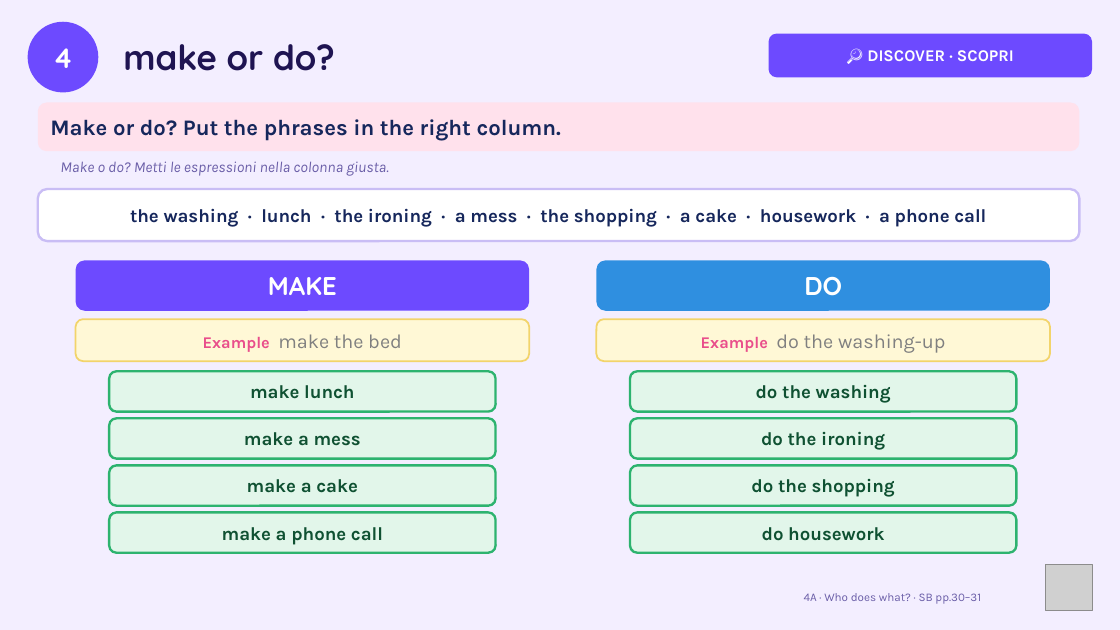
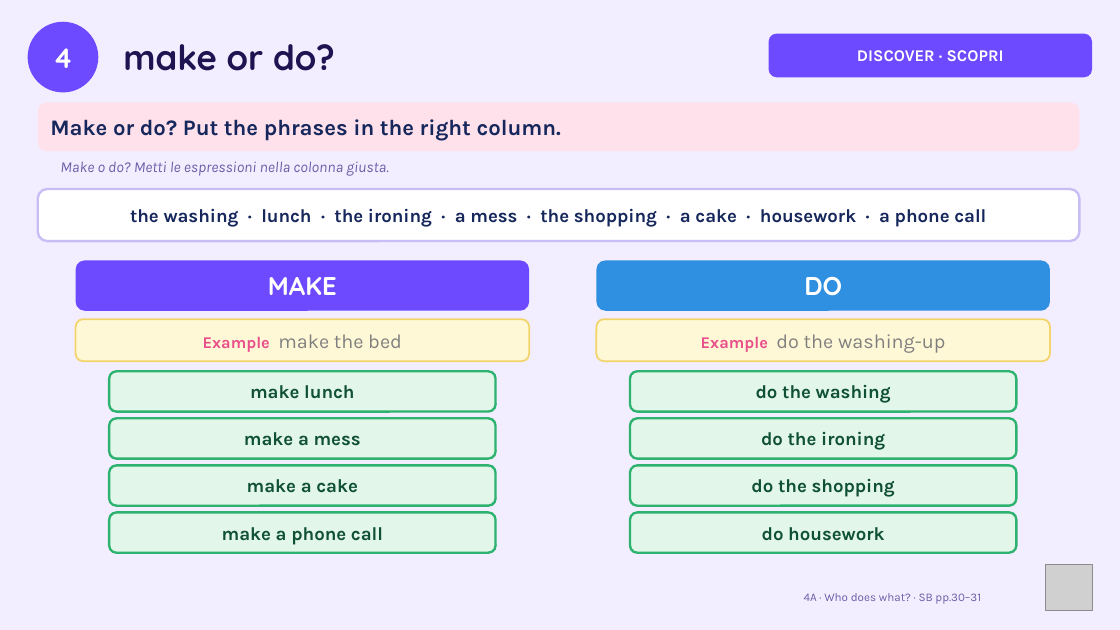
Before and after one commit to londonlanguageschool/Bagheria-, a slide deck: slide 4 of materials/A2/A2_4A_Who_does_what.pptx. Drawn at 1120x630 pixels with LibreOffice and Linux fonts; fonts in the diff are those of the drawing; grey boxes stand for pictures. Boxes give left, top, right and bottom in pixels: in the first picture for what was removed or moved away, otherwise in the second. Text is boxed around its words. In the diff, an @@ line names an element or a change of style, - is before the commit and + after.

```diff
--- a/materials/A2/A2_4A_Who_does_what.pptx
+++ b/materials/A2/A2_4A_Who_does_what.pptx
@@ text in rounded rectangle at [857, 50, 1004, 61]: text changed @@
-🔎 DISCOVER · SCOPRI
+DISCOVER · SCOPRI
```
Also in this commit, not shown: 13 other slides changed, 3 slides added, 2 slides removed, 3 other files.
